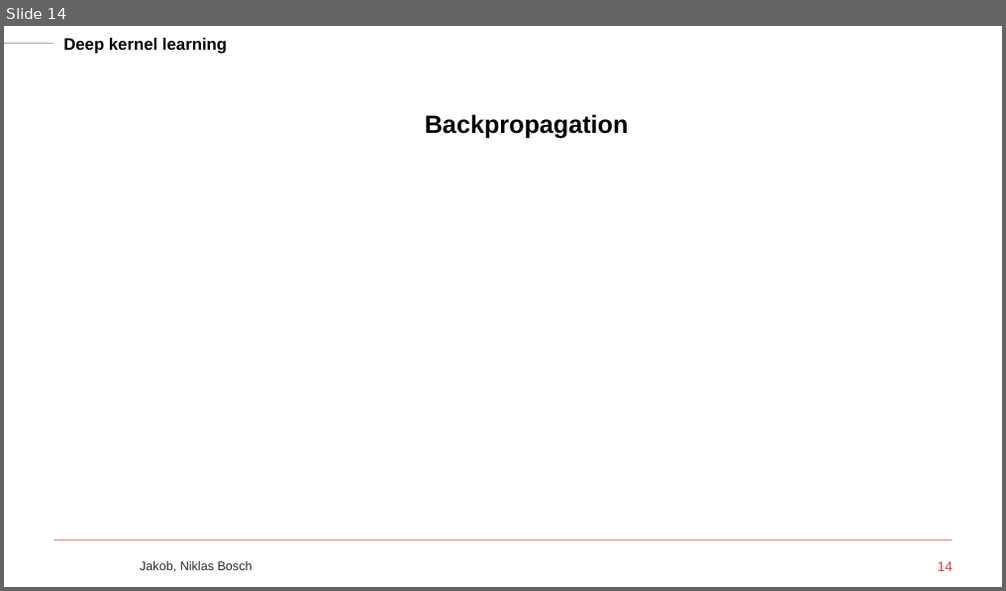
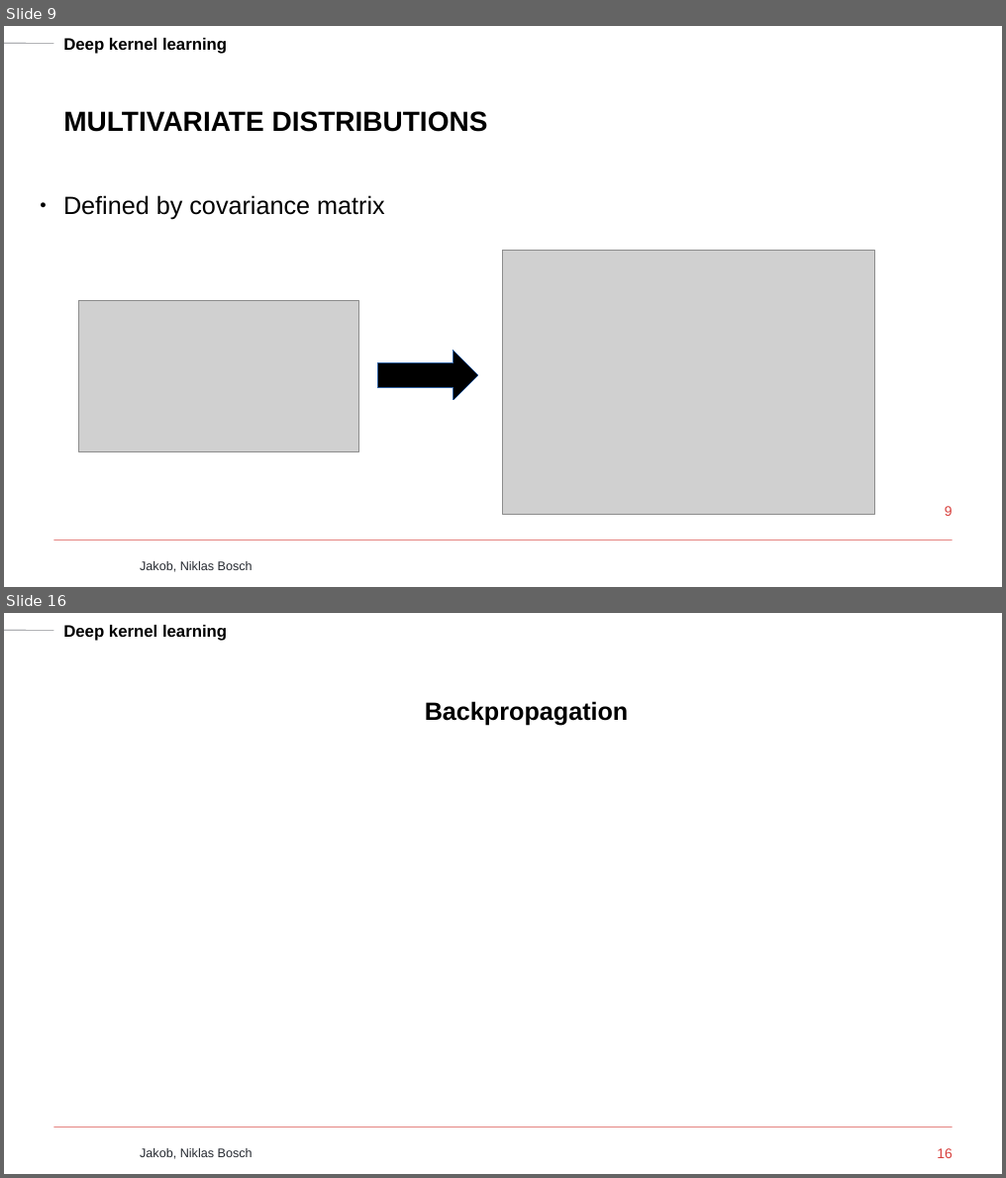
Before and after one commit to iaquobe/deep-kernel-learning, a slide deck: slides/jakob-slides.pptx. Shown one above the other, each under a label of ours: slide 14 before the commit, slides 9 and 16 after it; the slides between them are not shown. The pictures are 1006x591 and 1006x1178 pixels, drawn with LibreOffice and Linux fonts; fonts in the diff are those of the drawing; grey boxes stand for pictures; background and template pictures are left out. Boxes give left, top, right and bottom in pixels: in the first picture for what was removed or moved away, otherwise in the second. Text is boxed around its words. In the diff, an @@ line names an element or a change of style, - is before the commit and + after.

Commit message:
presentation covariance matrix

```diff
--- a/slides/jakob-slides.pptx
+++ b/slides/jakob-slides.pptx
@@ slide 9 added at bbox=[4, 26, 1002, 587], background #FFFFFF; not listed: 4 template elements that a slide beside it also shows @@
@@ title added at bbox=[63, 111, 488, 132], 20 pt, text #000000, bold @@
+MULTIVARIATE DISTRIBUTIONS
@@ text added at bbox=[63, 195, 385, 220], 18 pt, text #000000 @@
+● Defined by covariance matrix
@@ picture added at bbox=[503, 251, 875, 514] @@
@@ picture added at bbox=[79, 300, 359, 452] @@
@@ right arrow added at bbox=[378, 351, 478, 400], fill #000000, outline #3465A4 0 pt @@
@@ page number added at bbox=[944, 506, 952, 516], 10 pt, text #D8413E @@
+9
@@ what was slide 14 is now slide 16 @@
@@ page number at bbox=[937, 1149, 952, 1158]: text changed @@
-14
+16
```
Also in this commit, not shown: 5 slides changed, 1 other slide added, 6 other files.
